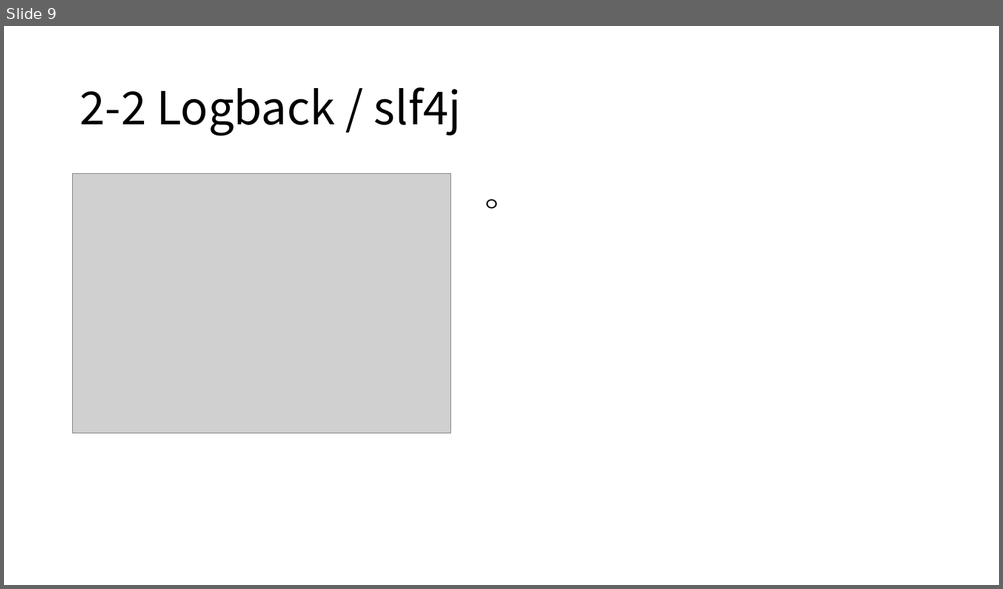
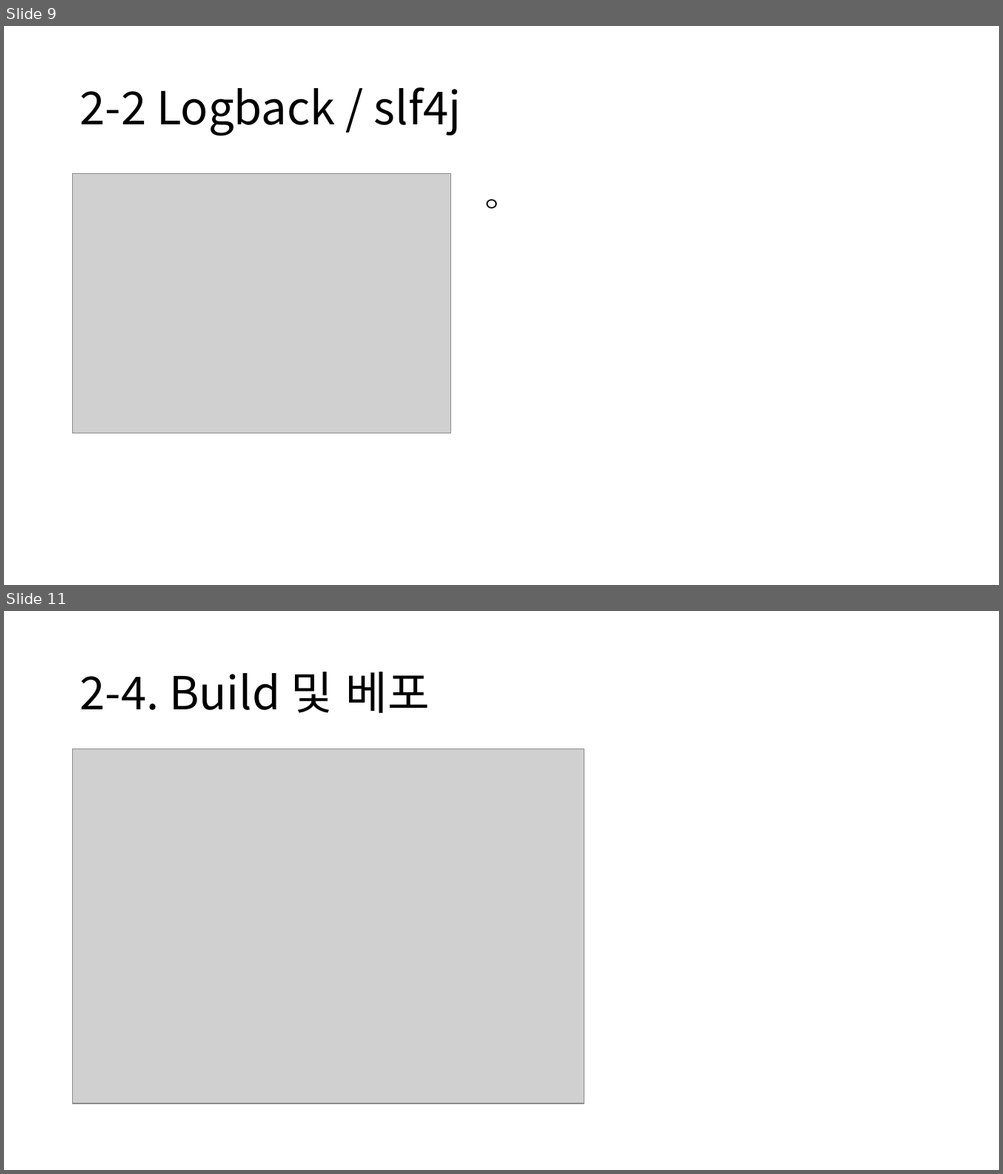
Before and after one commit to rkadbwkd/Spring-basic, a slide deck: Spring-basic.pptx. Shown one above the other, each under a label of ours: slide 9 before the commit, slides 9 and 11 after it; the slides between them are not shown. The pictures are 1003x589 and 1003x1174 pixels, drawn with LibreOffice and Linux fonts; fonts in the diff are those of the drawing; grey boxes stand for pictures. Boxes give left, top, right and bottom in pixels: in the first picture for what was removed or moved away, otherwise in the second. Text is boxed around its words. In the diff, an @@ line names an element or a change of style, - is before the commit and + after.

```diff
--- a/Spring-basic.pptx
+++ b/Spring-basic.pptx
@@ slide 11 added at <box>4,611,999,1170</box>, background #FFFFFF @@
@@ title added at <box>79,672,430,713</box>, 44 pt, text #000000 @@
+2-4. Build 및 베포
@@ picture added at <box>73,749,584,1104</box> @@
```
Also in this commit, not shown: 1 slide changed, 9 other slides added, 3 other files.
